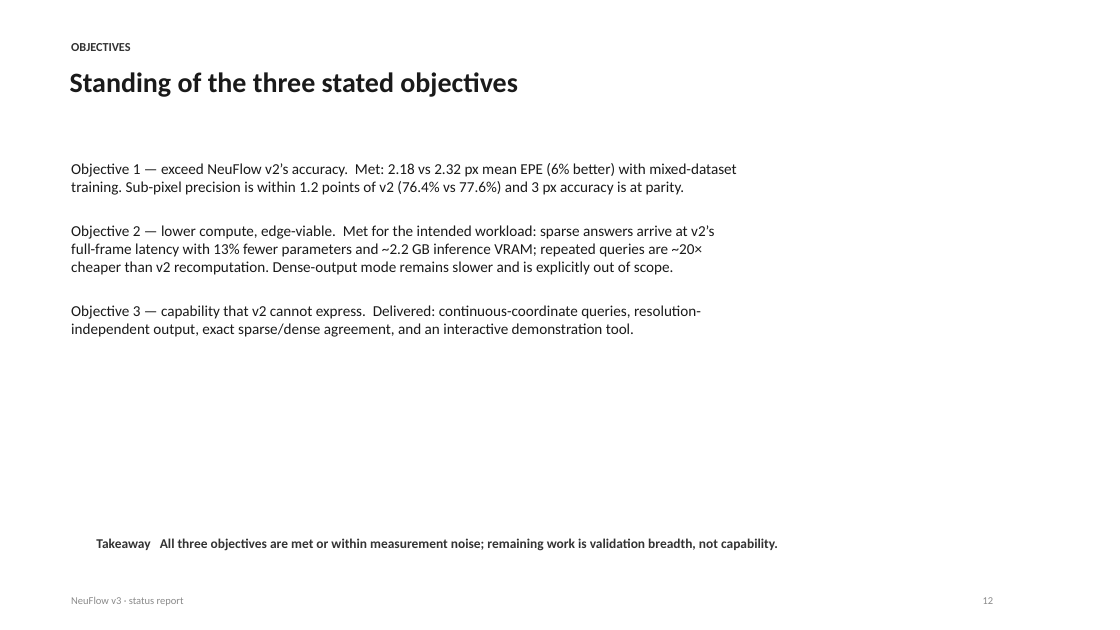
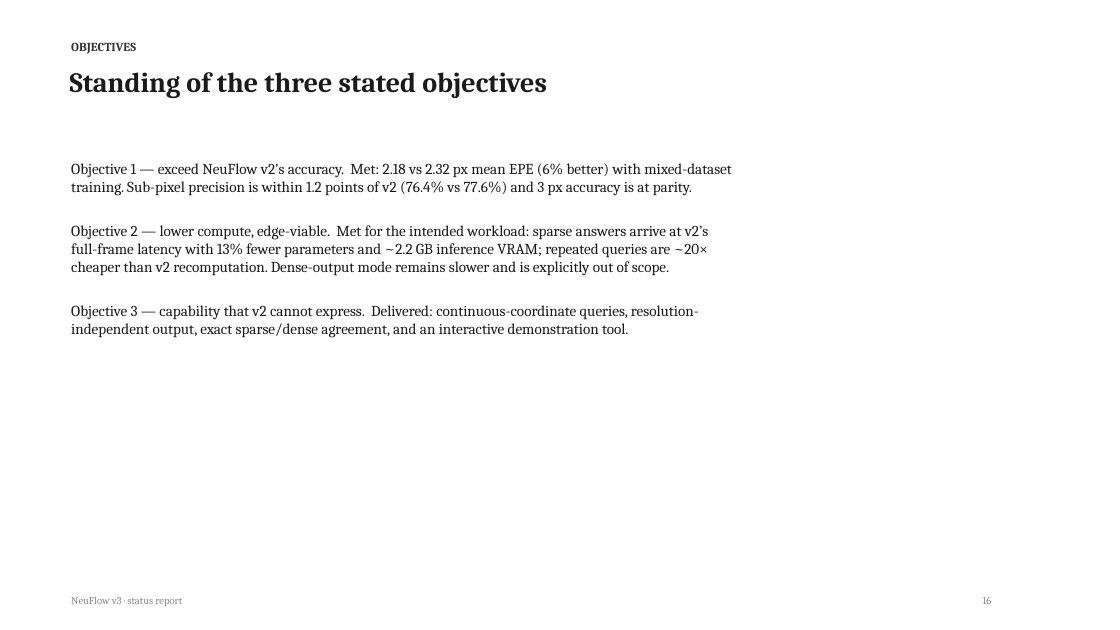
Before and after one commit to shrirag10/Neuflowv3, a slide deck: slide 16 of docs/NeuFlow_v3_status.pptx (slide 12 before the commit). Drawn at 1120x630 pixels with LibreOffice and Linux fonts; fonts in the diff are those of the drawing. Boxes give left, top, right and bottom in pixels: in the first picture for what was removed or moved away, otherwise in the second. Text is boxed around its words. In the diff, an @@ line names an element or a change of style, - is before the commit and + after.

Commit message:
Deck v3: serif theme, side-by-side v2/v3 comparison, chairs examples, GUI pics, FPS chart, limitations slide; GUI: v2/v3 model selector

```diff
--- a/docs/NeuFlow_v3_status.pptx
+++ b/docs/NeuFlow_v3_status.pptx
@@ text removed at (x1=96, y1=538, x2=778, y2=551) @@
-Takeaway All three objectives are met or within measurement noise; remaining work is validation breadth, not capability.
@@ font Calibri to Cambria in 4 elements at (x1=71, y1=42, x2=136, y2=54), (x1=70, y1=72, x2=547, y2=98), (x1=71, y1=163, x2=732, y2=338), (x1=71, y1=597, x2=182, y2=606) @@
@@ text at (x1=983, y1=597, x2=992, y2=604): text changed; font Calibri to Cambria @@
-12
+16
```
Also in this commit, not shown: 13 other slides changed, 4 slides added, 5 other files.
